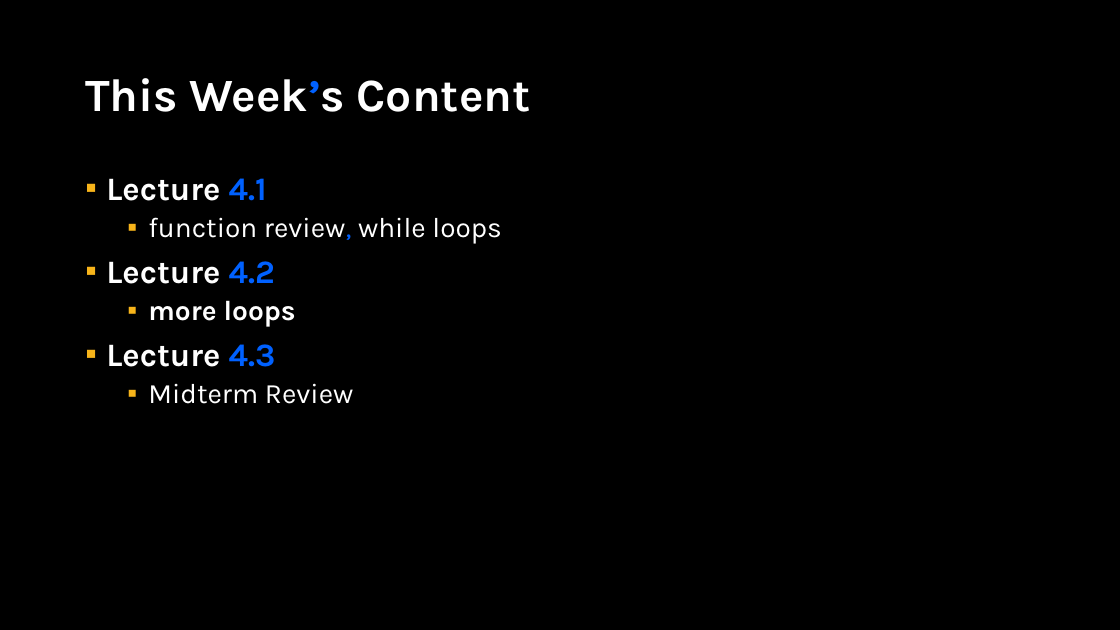
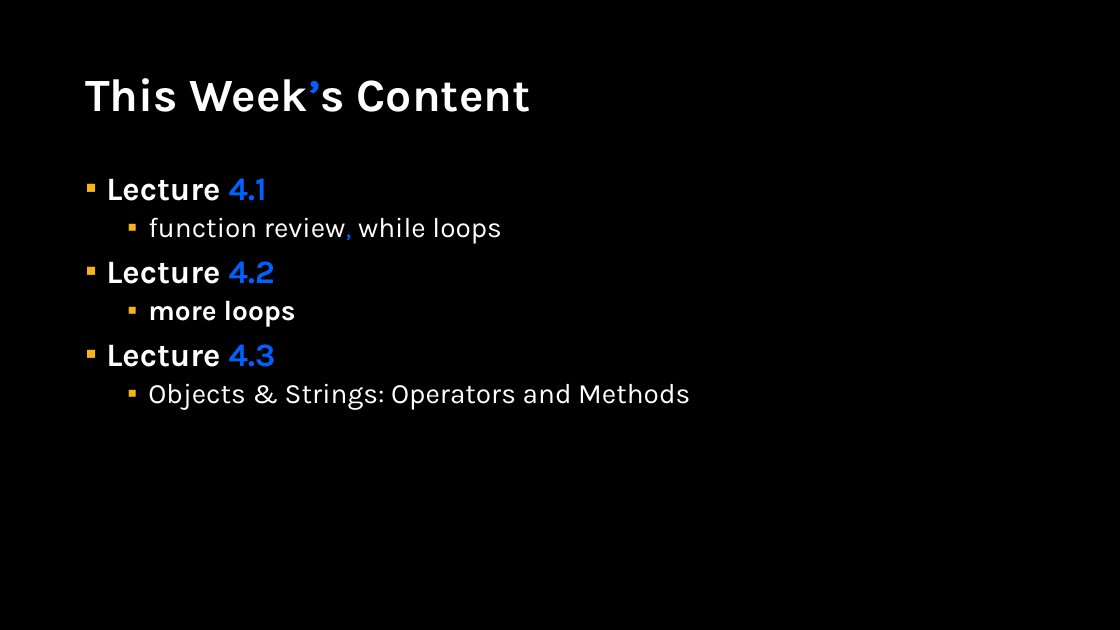
Before and after one commit to APS106/APS106-winter-2025-kinsella-goodfellow, a slide deck: slide 2 of lectures/week4/lecture2/slides/week4_lecture2.pptx. Drawn at 1120x630 pixels with LibreOffice and Linux fonts; fonts in the diff are those of the drawing; background and template pictures are left out. Boxes give left, top, right and bottom in pixels: in the first picture for what was removed or moved away, otherwise in the second. Text is boxed around its words. In the diff, an @@ line names an element or a change of style, - is before the commit and + after.

Commit message:
- Week 4 Lecture 2

```diff
--- a/lectures/week4/lecture2/slides/week4_lecture2.pptx
+++ b/lectures/week4/lecture2/slides/week4_lecture2.pptx
@@ text at [148,383,690,409]: text changed @@
-  ▪ Midterm Review
+  ▪ Objects & Strings: Operators and Methods
```
Also in this commit, not shown: 4 other slides changed, 1 slide added, 1 slide removed, 6 other files.
